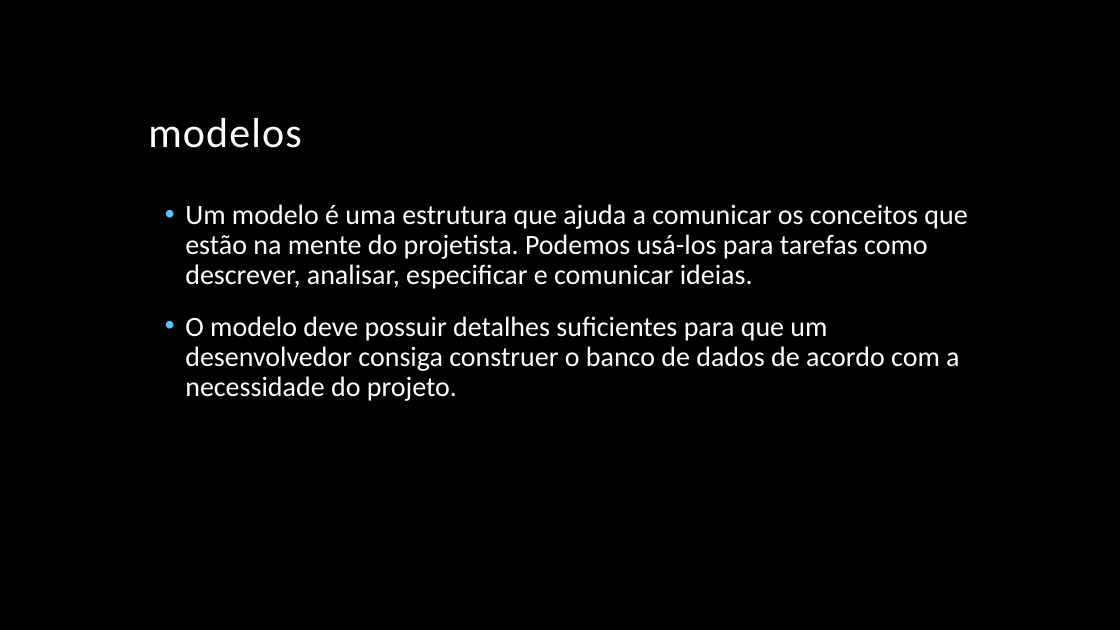
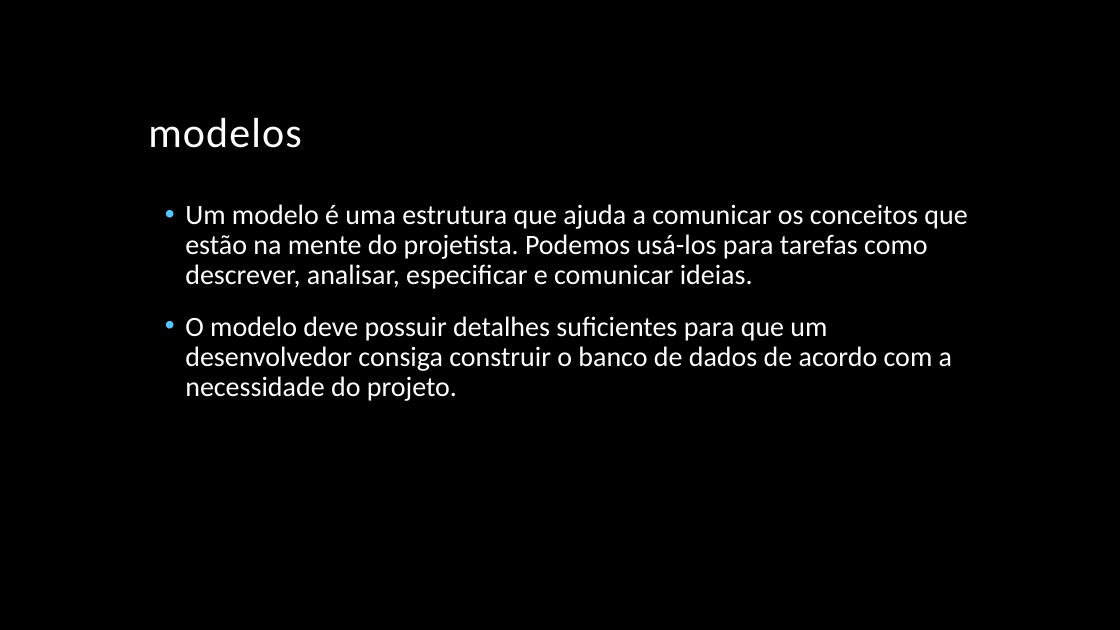
Before and after one commit to Ben-HurFigueiredo/EIBNeti_PHP, a slide deck: slide 20 of BancoDeDados/Modelagem de Dados.pptx. Drawn at 1120x630 pixels with LibreOffice and Linux fonts; fonts in the diff are those of the drawing; background and template pictures are left out. Boxes give left, top, right and bottom in pixels: in the first picture for what was removed or moved away, otherwise in the second. Text is boxed around its words. In the diff, an @@ line names an element or a change of style, - is before the commit and + after.

```diff
--- a/BancoDeDados/Modelagem de Dados.pptx
+++ b/BancoDeDados/Modelagem de Dados.pptx
@@ text at (185, 316, 952, 401): text changed @@
-• O modelo deve possuir detalhes suficientes para que um desenvolvedor consiga construer o banco de dados de acordo com a necessidade do projeto.
+• O modelo deve possuir detalhes suficientes para que um desenvolvedor consiga construir o banco de dados de acordo com a necessidade do projeto.
```
Also in this commit, not shown: 3 other files.
